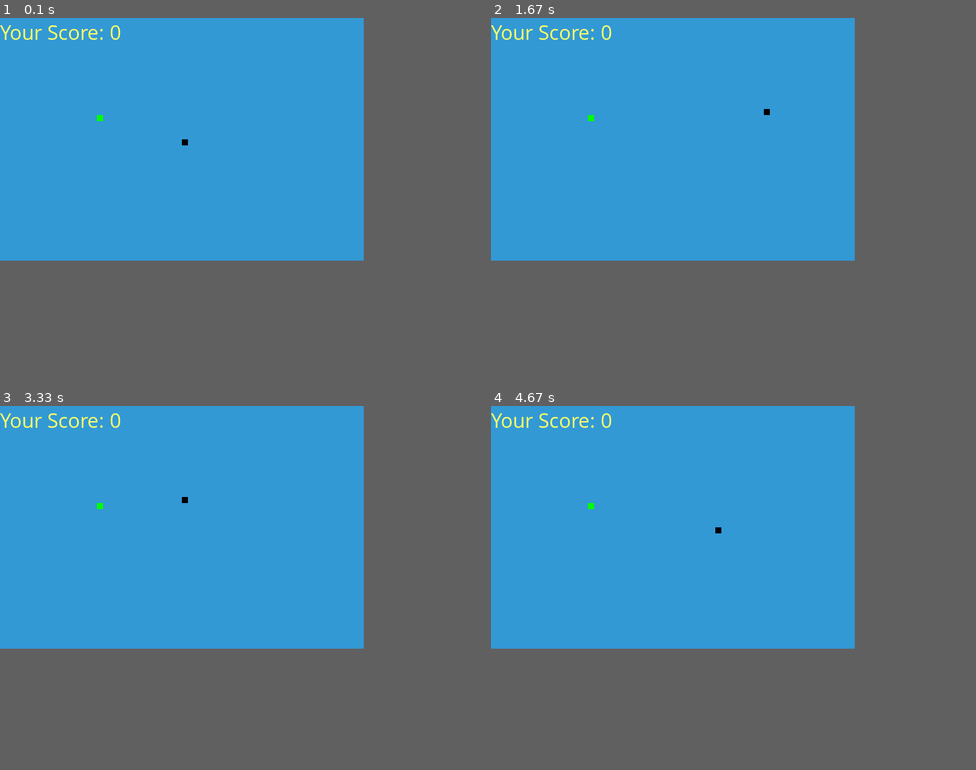
Above: before the commit, frames 1-4 (two rows, left to right).
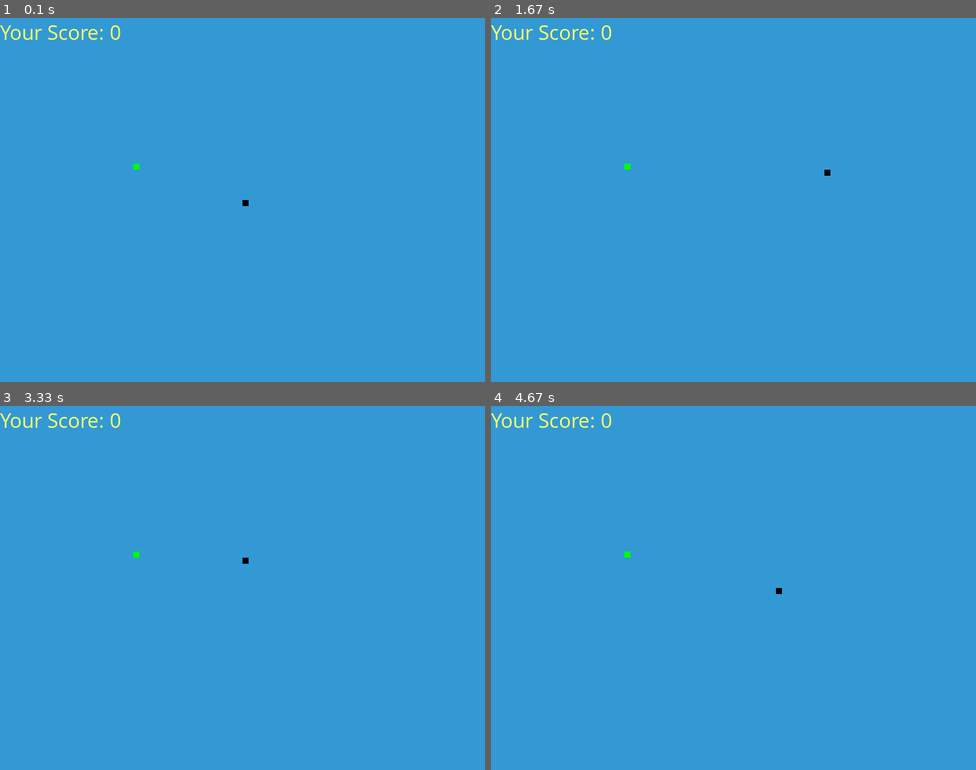
Above: after the commit, the same moments.

Repository: Mitlor66/Amrit-pygame-snake-project
Game: pygame game, started from pygame snake.py
Two runs of this game, one before a commit and one after it. Both use one fixed random seed, a clock stepped at 60 frames per second and the inputs below.
Inputs:
- Up to frame 1 (0.1 s): no input
- Up to frame 2 (1.67 s): hold Right 0.33-0.8 s; hold Up 0.83-1.13 s; hold Right 1.17-1.63 s
- Up to frame 3 (3.33 s): hold Left 1.67-2.2 s; hold Down 2.23-2.53 s; hold Left 2.57-2.97 s; hold Up from 3 s (still down)
- Up to frame 4 (4.67 s): release Up at 3.37 s; hold Right 3.4-4.03 s; hold Down 4.07-4.43 s; hold Left from 4.47 s (still down)
In our replay, the window is 600x400 before the commit and 800x600 after it. These sizes can differ from the game's own. Grey fills any space a smaller window leaves; there, only what the larger window draws over its background counts as a difference.

The runs differ from the first frame. In frame 1, less than 0.1% of the frame differs, in the area x 20-52%, y 26-52%; in frame 2, less than 0.1%; in frame 3, less than 0.1%; in frame 4, less than 0.1%.

Commit message:
v1.1
increase of window size

Diff:
--- a/pygame snake.py
+++ b/pygame snake.py
@@ -27,8 +27,8 @@
 green = (0, 255, 0)
 blue = (50, 153, 213)
 
-dis_width = 600
-dis_height = 400
+dis_width = 800
+dis_height = 600
 
 dis = pygame.display.set_mode((dis_width, dis_height))
 pygame.display.set_caption('Snake Game by Edureka')
